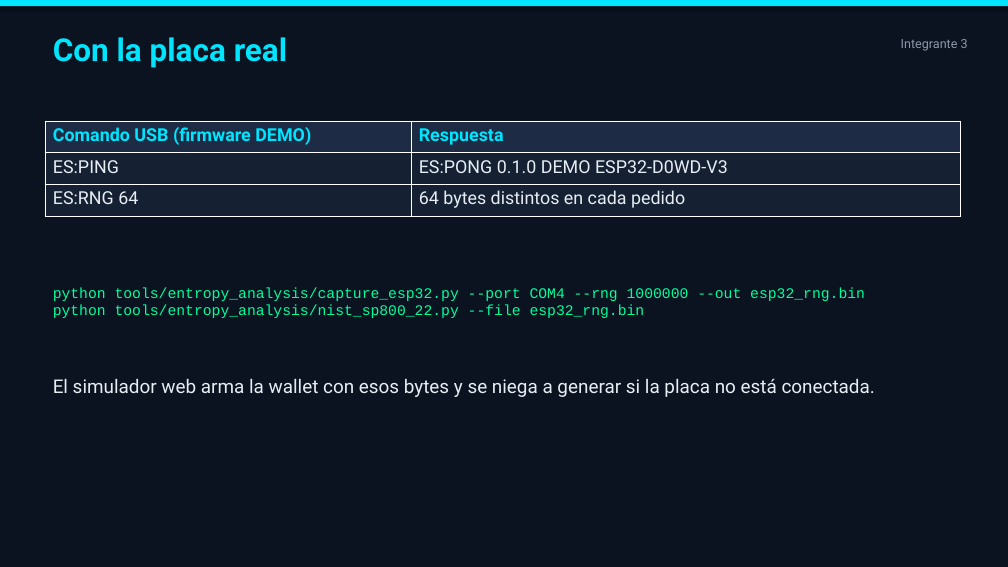
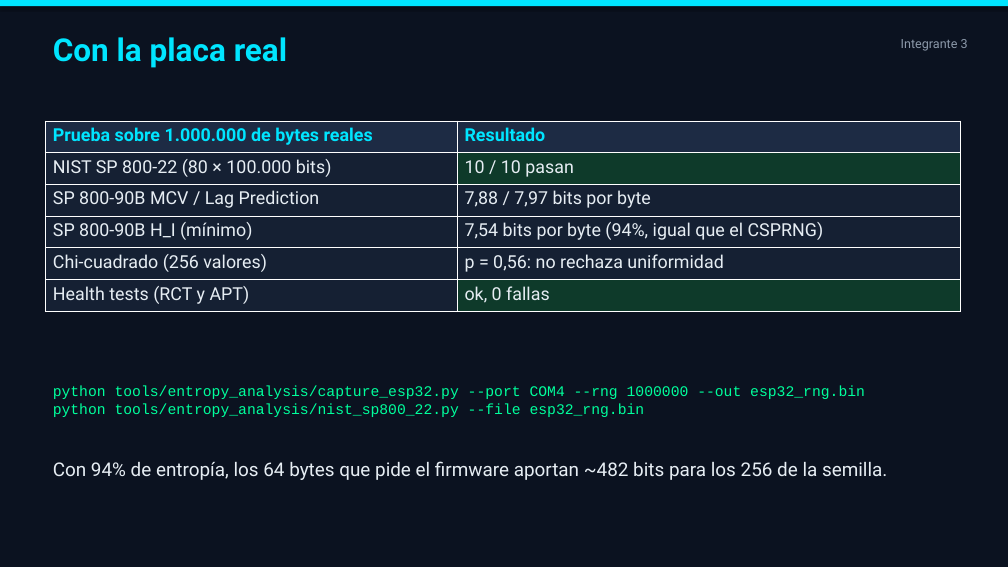
Before and after one commit to agustinhgimenez/EntropySigner, a slide deck: slide 20 of presentation/EntropySigner_RNG.pptx. Drawn at 1008x567 pixels with LibreOffice and Linux fonts; fonts in the diff are those of the drawing. Boxes give left, top, right and bottom in pixels: in the first picture for what was removed or moved away, otherwise in the second. Text is boxed around its words. In the diff, an @@ line names an element or a change of style, - is before the commit and + after.

```diff
--- a/presentation/EntropySigner_RNG.pptx
+++ b/presentation/EntropySigner_RNG.pptx
@@ table at box(45, 121, 961, 312) @@
-row 1: Comando USB (firmware DEMO) | Respuesta
-row 2: ES:PING | ES:PONG 0.1.0 DEMO ESP32-D0WD-V3
-row 3: ES:RNG 64 | 64 bytes distintos en cada pedido
+row 1: Prueba sobre 1.000.000 de bytes reales | Resultado
+row 2: NIST SP 800-22 (80 × 100.000 bits) | 10 / 10 pasan
+row 3: SP 800-90B MCV / Lag Prediction | 7,88 / 7,97 bits por byte
+row 4: SP 800-90B H_I (mínimo) | 7,54 bits por byte (94%, igual que el CSPRNG)
+row 5: Chi-cuadrado (256 valores) | p = 0,56: no rechaza uniformidad
+row 6: Health tests (RCT y APT) | ok, 0 fallas
@@ text "python tools/entropy_analysis/capture_esp32.py --port COM4 - ...": place and size @@
-text "python tools/entropy_analysis/capture_esp32.py --port COM4 - ..." at box(53, 287, 865, 318)
+text "python tools/entropy_analysis/capture_esp32.py --port COM4 - ..." at box(53, 385, 865, 417)
@@ text at box(53, 461, 887, 480): text changed @@
-El simulador web arma la wallet con esos bytes y se niega a generar si la placa no está conectada.
+Con 94% de entropía, los 64 bytes que pide el firmware aportan ~482 bits para los 256 de la semilla.
```
Also in this commit, not shown: 2 other slides changed, 7 other files.
